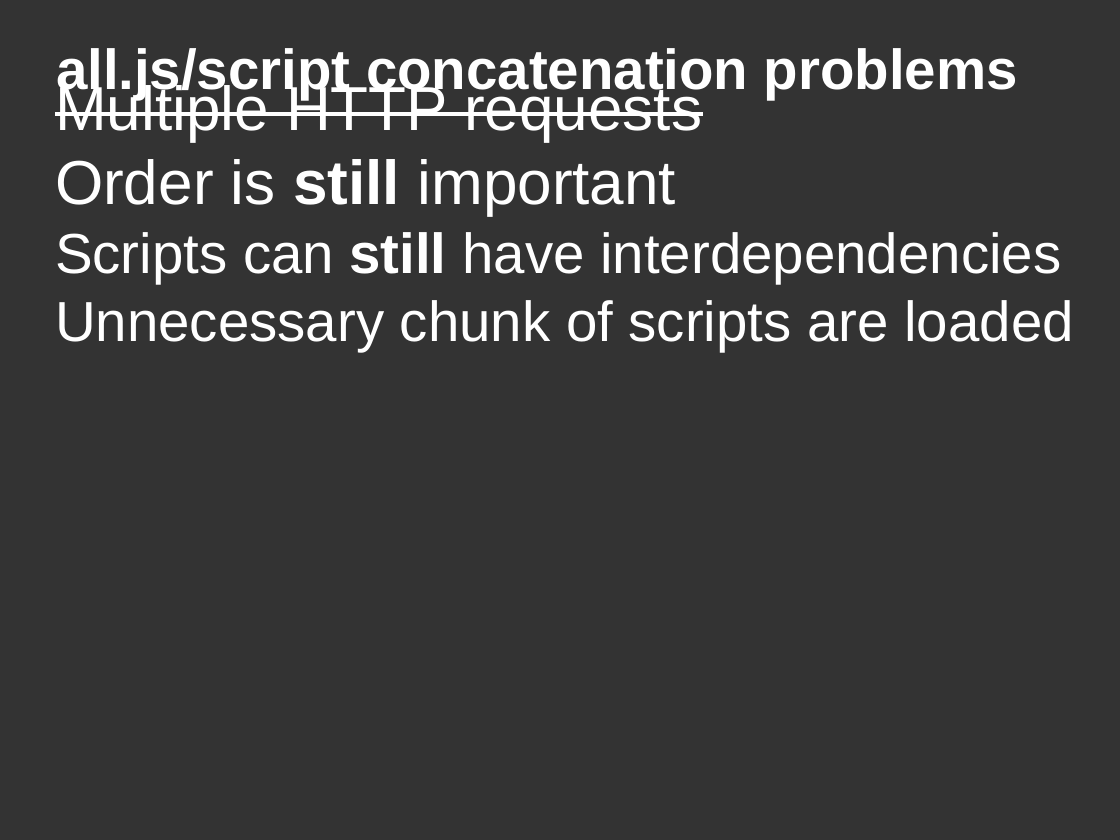
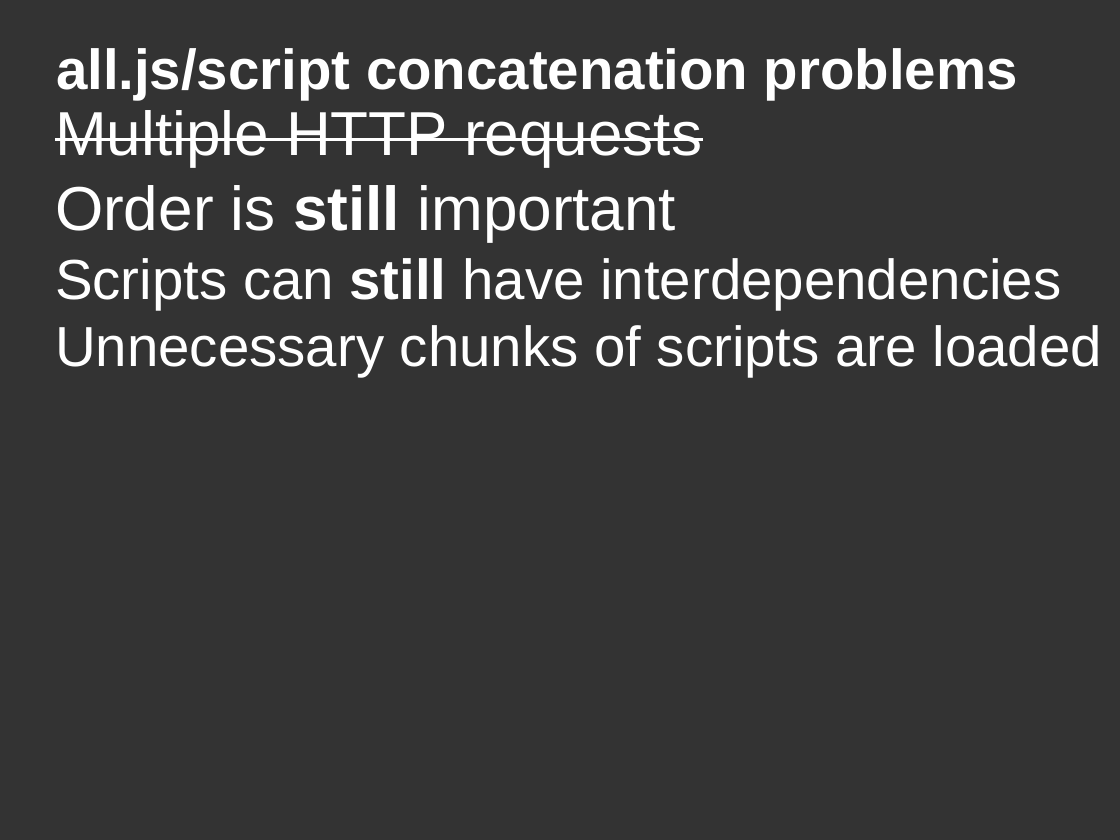
Before and after one commit to DanYellow/misc-tests, a slide deck: slide 6 of webpack-presentation-examples/webpack-presentation.odp. Drawn at 1120x840 pixels with LibreOffice and Linux fonts; fonts in the diff are those of the drawing. Boxes give left, top, right and bottom in pixels: in the first picture for what was removed or moved away, otherwise in the second. Text is boxed around its words. In the diff, an @@ line names an element or a change of style, - is before the commit and + after.

```diff
--- a/webpack-presentation-examples/webpack-presentation.odp
+++ b/webpack-presentation-examples/webpack-presentation.odp
@@ title at (55,110,1102,377): text changed @@
-Multiple HTTP requests
-Order is still important
-Scripts can still have interdependencies
-Unnecessary chunk of scripts are loaded
+Multiple HTTP requests
+Order is still important
+Scripts can still have interdependencies
+Unnecessary chunks of scripts are loaded
@@ title "Multiple HTTP requests Order is ..." at (55,110,1102,377): vertical alignment middle to top @@
```
Also in this commit, not shown: 4 other slides changed, 2 slides added, 1 slide removed, 19 other files.
